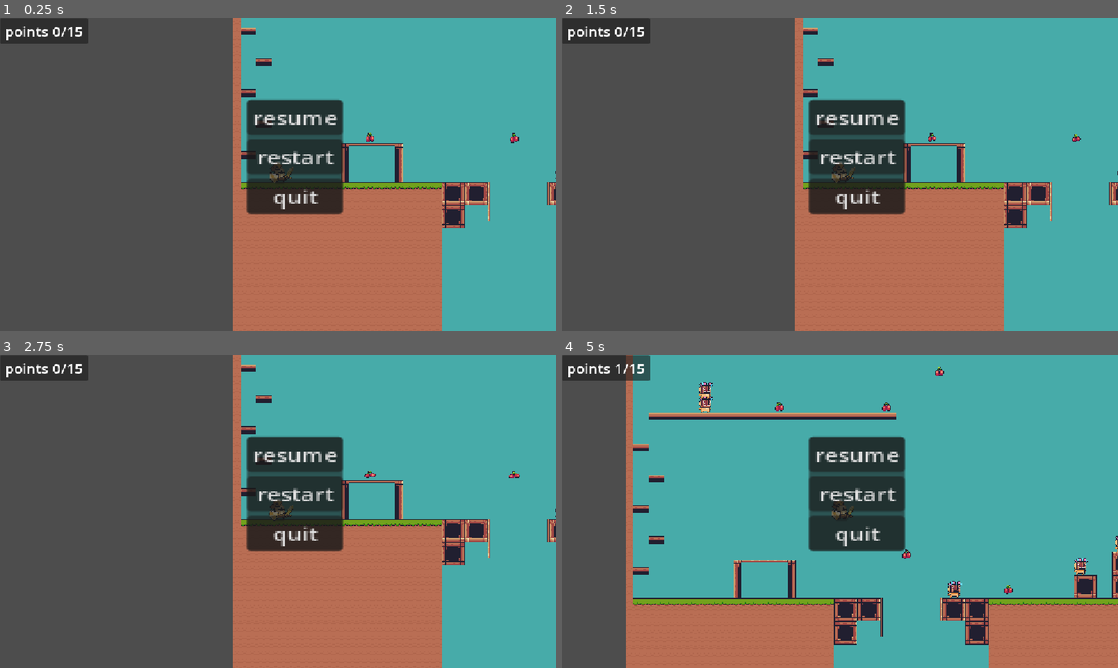
Above: before the commit, frames 1-4 (two rows, left to right).
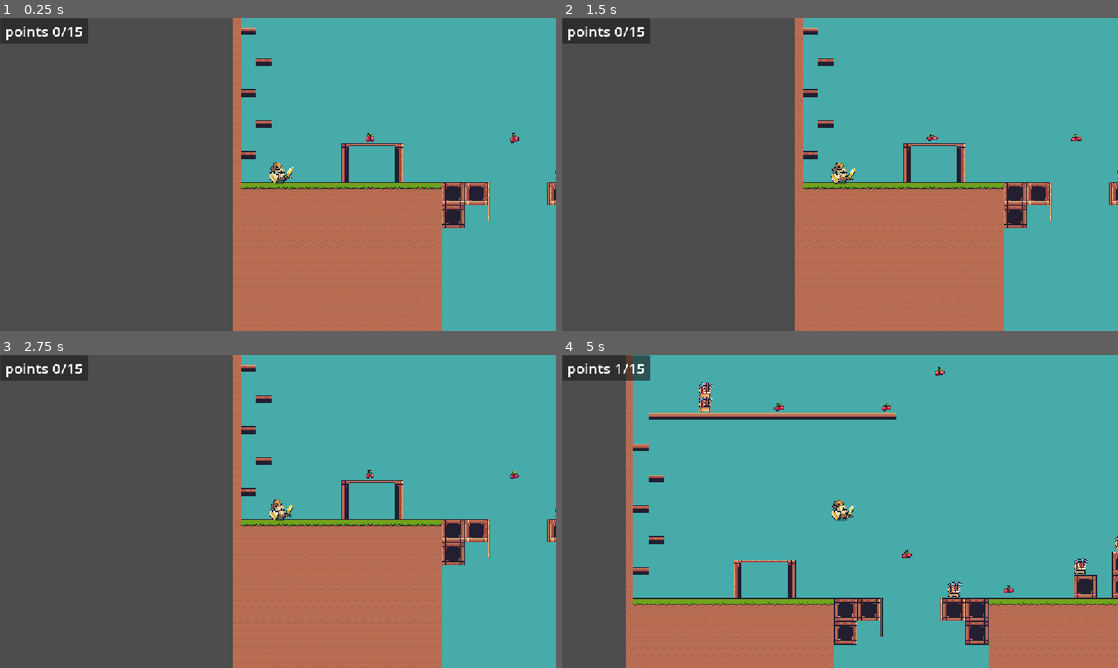
Above: after the commit, the same moments.

Repository: vandohman7/vans-first-game
Game: Godot game, scene res://scenes/main.tscn
Same seed, same stepped clock (60 frames per second), same inputs: the game is played once before the commit and once after it. This scene is started directly instead of the project's main scene.
Inputs (mouse positions are in pixels of both pictures, inside the frame that each line leads up to):
- Up to frame 1 (0.25 s): no input
- Up to frame 2 (1.5 s): click (856, 118) at 0.5 s, where only the run before the commit has a clickable "resume"; click (856, 155) at 1.25 s, where only the run before the commit has a clickable "restart"
- Up to frame 3 (2.75 s): click (294, 492) at 2 s, where only the run before the commit has a clickable "restart"
- Up to frame 4 (5 s): click (856, 492) at 2.75 s, where only the run before the commit has a clickable "restart"; hold D (right) from 3.53 s (still down); tap Space (jump) at 3.77, 4.52 s

The runs differ from the first frame. In frame 1, 6.2% of the frame differs, in the area x 44-62%, y 26-63%; in frame 2, 6.2%; in frame 3, 6.2%; in frame 4, 6.6%, in the area x 24-100%, y 3-78%.

Commit message:
pause button working

Diff:
--- a/game_manager.gd
+++ b/game_manager.gd
@@ -1,6 +1,6 @@
 extends Node
 
-@onready var label: Label = %Label
+@onready var label: Label = %PointsLabel
 
 var points = 0
 
--- a/pause_menu.gd
+++ b/pause_menu.gd
@@ -1,19 +1,32 @@
 extends Control
 
-@onready var label: Label = %Label
-	#
+
+@onready var pause_menu: Control = $"."
+
+#@onready var visiblity = pause_menu.get_node("visible")
+
+func _process(delta):
+	print("_process")
+	testtab()
 
 func resume():
+	print("resume")
 	get_tree().paused = false
 
 func pause():
+	print("pause")
 	get_tree().paused = true
 
+func isPaused():
+	return get_tree().paused == true
+
 func testtab():
-	if Input.is_action_just_pressed("tab") and !get_tree().paused == false:
+	if Input.is_action_just_pressed("esc") and !isPaused():
 		pause()
-	elif Input.is_action_just_pressed("tab") and get_tree().paused == true:
+	elif Input.is_action_just_pressed("esc") and isPaused():
 		resume()
+
+	visible = isPaused()
 
 
 func _on_resume_pressed():
@@ -27,7 +40,3 @@
 
 func _on_quit_pressed():
 	get_tree().quit()
-
-
-func _process(delta):
-	testtab()
--- a/project.godot
+++ b/project.godot
@@ -20,6 +20,11 @@
 window/size/mode=2
 window/stretch/mode="canvas_items"
 
+[editor]
+
+version_control/plugin_name="GitPlugin"
+version_control/autoload_on_startup=true
+
 [input]
 
 left={
@@ -41,9 +46,9 @@
 , Object(InputEventKey,"resource_local_to_scene":false,"resource_name":"","device":-1,"window_id":0,"alt_pressed":false …(183 unchanged characters)…
 ]
 }
-tab={
+esc={
 "deadzone": 0.2,
-"events": [Object(InputEventKey,"resource_local_to_scene":false,"resource_name":"","device":0,"window_id":0,"alt_pressed":true,"shift_pressed":false,"ctrl_pressed":false,"meta_pressed":false,"pressed":false,"keycode":0,"physical_keycode":4194306,"key_label":0,"unicode":0,"location":0,"echo":false,"script":null)
+"events": [Object(InputEventKey,"resource_local_to_scene":false,"resource_name":"","device":-1,"window_id":0,"alt_pressed":false,"shift_pressed":false,"ctrl_pressed":false,"meta_pressed":false,"pressed":false,"keycode":0,"physical_keycode":4194305,"key_label":0,"unicode":0,"location":0,"echo":false,"script":null)
 ]
 }
 
--- a/scenes/main.tscn
+++ b/scenes/main.tscn
@@ -1186,9 +1186,10 @@
 [node name="Camera2D" type="Camera2D" parent="CharacterBody2D"]
 
 [node name="pause_menu" parent="CharacterBody2D" instance=ExtResource("11_ya4ey")]
-offset_left = 3.0
+visible = false
+offset_left = 4.0
 offset_top = -6.0
-offset_right = 3.0
+offset_right = 4.0
 offset_bottom = -6.0
 
 [node name="CanvasLayer" type="CanvasLayer" parent="."]
@@ -1200,7 +1201,7 @@
 offset_bottom = 54.0
 size_flags_horizontal = 0
 
-[node name="Label" type="Label" parent="CanvasLayer/Panel"]
+[node name="PointsLabel" type="Label" parent="CanvasLayer/Panel"]
 unique_name_in_owner = true
 texture_filter = 1
 layout_mode = 1
Not shown, added: addons/godot-git-plugin/git_plugin.gdextension.uid
Not shown, added: addons/godot-git-plugin/plugin.cfg
Not shown, added: addons/godot-git-plugin/LICENSE
Not shown, added: addons/godot-git-plugin/THIRDPARTY.md
Not shown, added: addons/godot-git-plugin/git_plugin.gdextension
Not shown, added: addons/godot-git-plugin/linux/libgit_plugin.linux.editor.x86_64.so
Not shown, added: addons/godot-git-plugin/macos/libgit_plugin.macos.editor.universal.dylib
Not shown, added: addons/godot-git-plugin/win64/libgit_plugin.windows.editor.x86_64.dll
Not shown, added: addons/godot-git-plugin/win64/libgit_plugin.windows.editor.x86_64.exp
Not shown, added: addons/godot-git-plugin/win64/libgit_plugin.windows.editor.x86_64.lib
